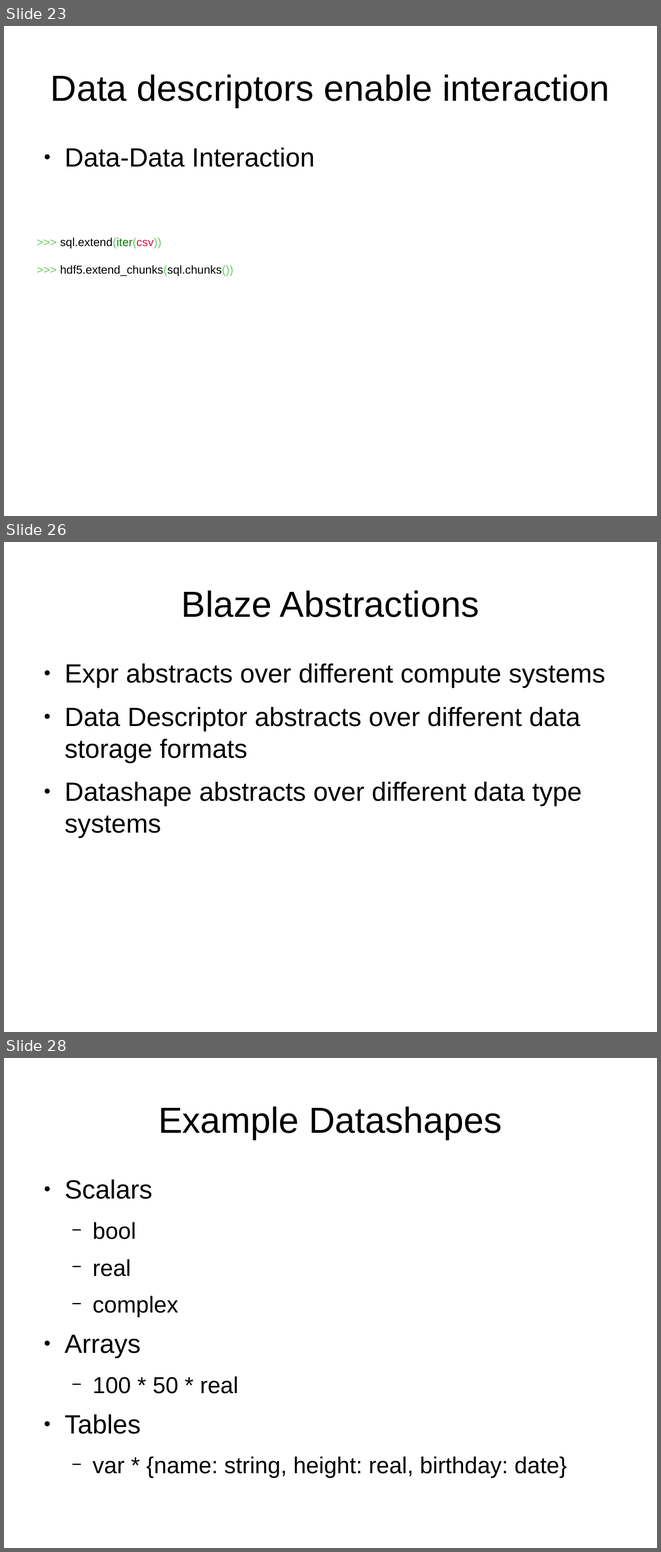
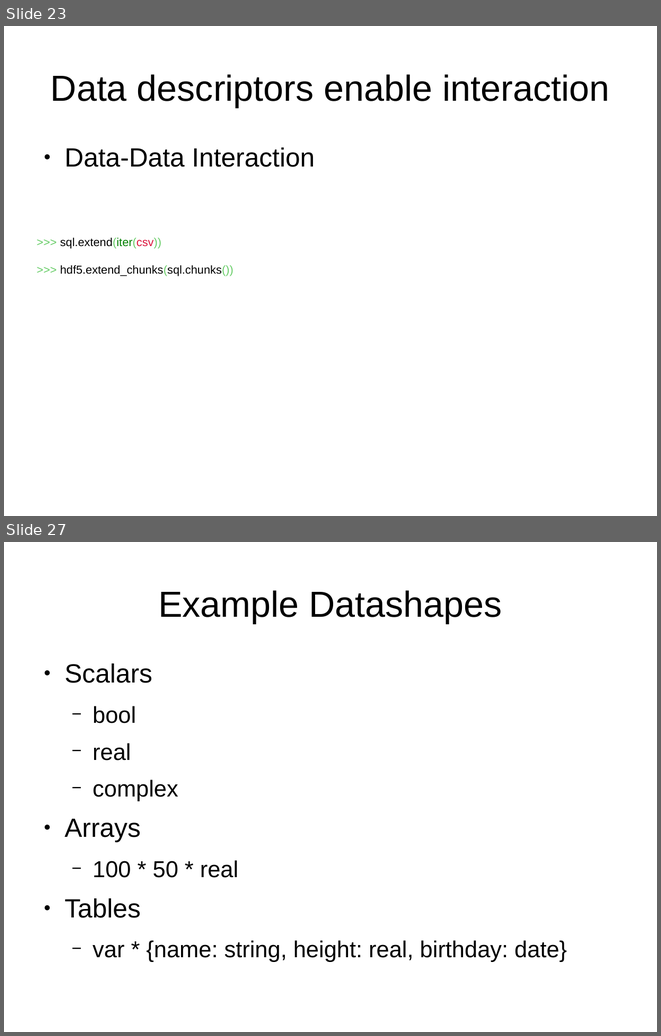
Before and after one commit to mrocklin/blaze-scipy-2014, a slide deck: SciPy2014Blaze.odp. Shown one above the other, each under a label of ours: slides 23, 26 and 28 before the commit, slides 23 and 27 after it; the slides between them are not shown. The pictures are 661x1552 and 661x1036 pixels, drawn with LibreOffice and Linux fonts; fonts in the diff are those of the drawing; background and template pictures are left out. Boxes give left, top, right and bottom in pixels: in the first picture for what was removed or moved away, otherwise in the second. Text is boxed around its words. In the diff, an @@ line names an element or a change of style, - is before the commit and + after.

```diff
--- a/SciPy2014Blaze.odp
+++ b/SciPy2014Blaze.odp
@@ slide 26 removed at (x1=4, y1=542, x2=657, y2=1032), background picture (left out) @@
@@ title removed at (x1=182, y1=590, x2=479, y2=617) @@
-Blaze Abstractions
@@ text removed at (x1=64, y1=663, x2=605, y2=837) @@
-● Expr abstracts over different compute systems
-● Data Descriptor abstracts over different data storage formats
-● Datashape abstracts over different data type systems
@@ what was slide 28 is now slide 27 @@
```
Also in this commit, not shown: 4 slides changed, 4 slides added, 4 other slides removed.
